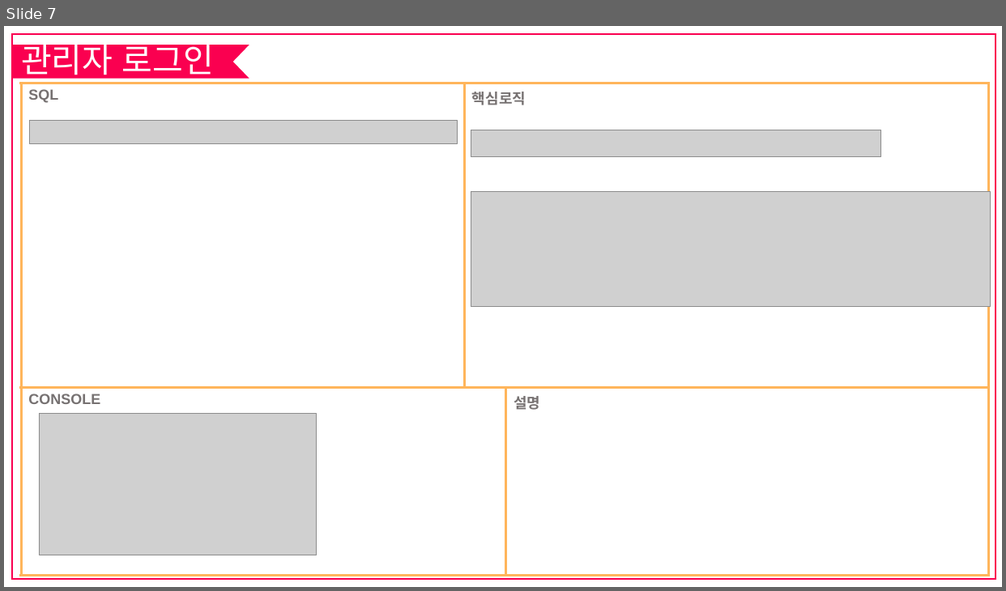
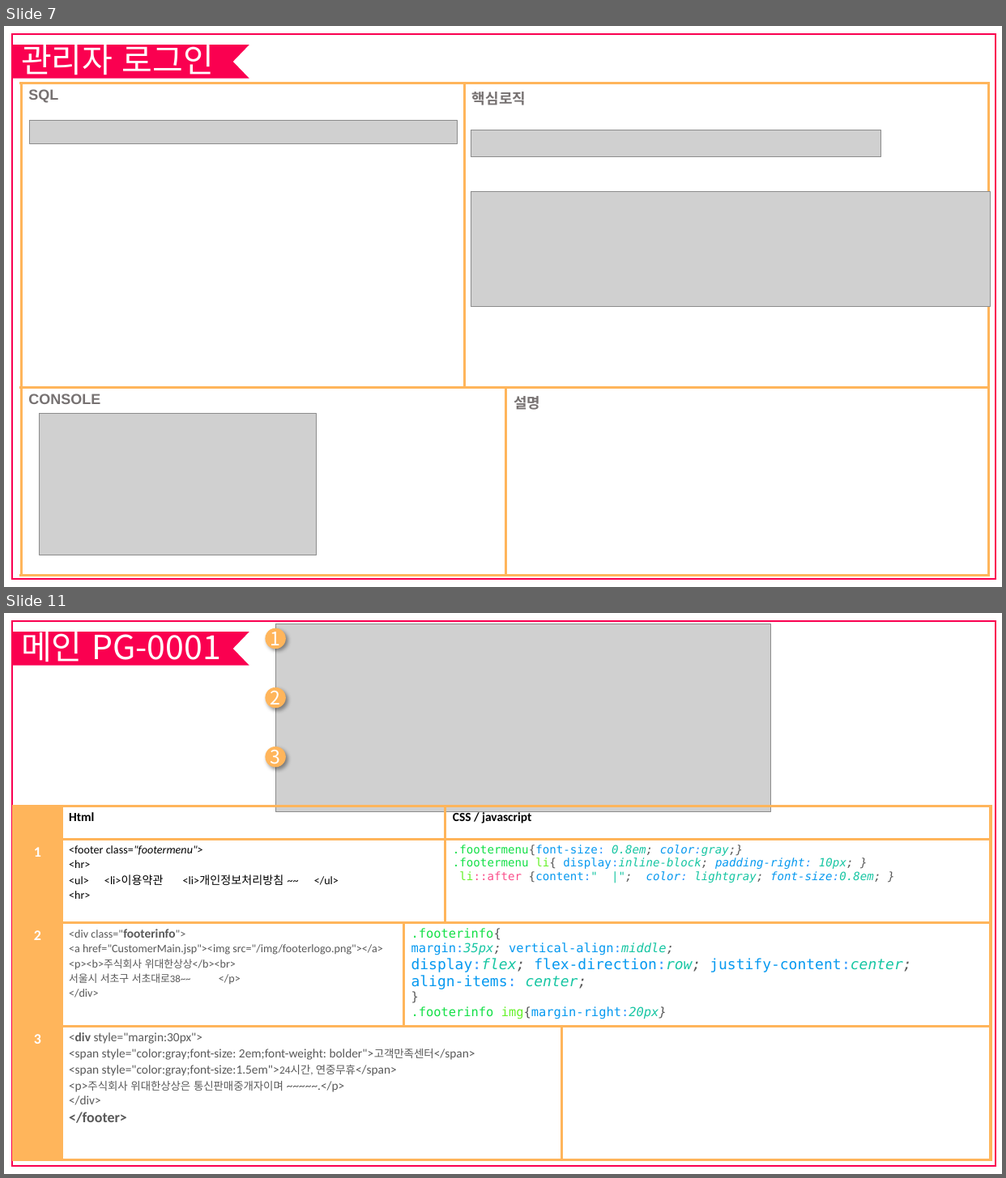
Before and after one commit to sengu30/DY-project, a slide deck: yogiyo/요기요 ver세영.pptx. Shown one above the other, each under a label of ours: slide 7 before the commit, slides 7 and 11 after it; the slides between them are not shown. The pictures are 1006x591 and 1006x1178 pixels, drawn with LibreOffice and Linux fonts; fonts in the diff are those of the drawing; grey boxes stand for pictures. Boxes give left, top, right and bottom in pixels: in the first picture for what was removed or moved away, otherwise in the second. Text is boxed around its words. In the diff, an @@ line names an element or a change of style, - is before the commit and + after.

```diff
--- a/yogiyo/요기요 ver세영.pptx
+++ b/yogiyo/요기요 ver세영.pptx
@@ slide 11 added at [4,613,1002,1174], background #FFFFFF; not listed: 2 template elements that a slide beside it also shows @@
@@ title added at [21,625,221,668], 32 pt, text #FFFFFF @@
+메인 PG-0001
@@ ellipse added at [266,628,286,649], fill #FFB55B, 18 pt, text #FFFFFF @@
+1
@@ picture added at [275,624,771,812] @@
@@ ellipse added at [266,687,286,708], fill #FFB55B, 18 pt, text #FFFFFF @@
+2
@@ ellipse added at [266,747,286,768], fill #FFB55B, 18 pt, text #FFFFFF @@
+3
@@ table added at [14,806,991,1161], 4 rows, 5 columns @@
+ | Html |  | CSS / javascript | 
+1 | <footer class="footermenu"> / <hr> / <ul> <li>이용약관 <li>개인정보처리방침 ~~ </ul> / <hr> |  | .footermenu{font-size: 0.8em; color:gray;} / .footermenu li{ display:inline-block; padding-right: 10px; } / li::after {content:" |"; color: lightgray; font-size:0.8em; } | 
+2 | <div class="footerinfo"> / <a href="CustomerMain.jsp"><img src="/img/footerlogo.png"></a> / <p><b>주식회사 위대한상상</b><br> / 서울시 서초구 서초대로38~~ </p> / </div> | .footerinfo{ / margin:35px; vertical-align:middle; / display:flex; flex-direction:row; justify-content:center; / align-items: center; / } / .footerinfo img{margin-right:20px} |  | 
+3 | <div style="margin:30px"> / <span style="color:gray;font-size: 2em;font-weight: bolder">고객만족센터</span> / <span style="color:gray;font-size:1.5em">24시간, 연중무휴</span> / <p>주식회사 위대한상상은 통신판매중개자이며 ~~~~~.</p> / </div> / </footer> |  |  | 
```
Also in this commit, not shown: 6 other slides added, 10 other files.
